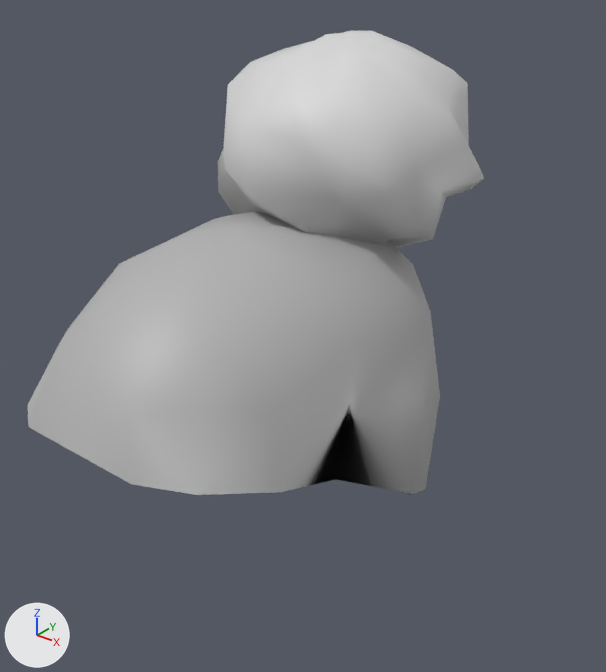
Before and after pictures for a commit that changed the glTF model public/models/doll/hair-top-knot-m-lo.glb.
One viewpoint serves both versions: a camera (50 mm lens) standing at (0.232, -0.302, 1.897) and looking at (-0.001, -0.012, 1.717). Lighting does not change. The marker at lower left points along +X, +Y and +Z. The picture after the commit comes second.

Names of what the first picture shows: 'Hair_top-knot'.
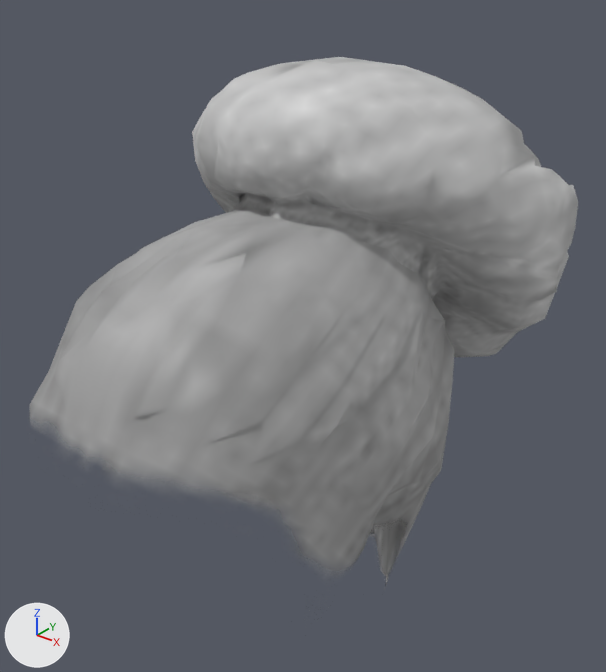
Boxes (x1, y1, x2, y2) around the edits, measured in the pictures (606 x 672 px):
'Hair_top-knot', reshaped
    before: (27, 30, 484, 495)
    after: (29, 57, 578, 582)
part 1 of me_hair_top_knot, rebuilt
    before: (27, 212, 440, 495)
    after: (29, 57, 578, 582)
part 2 of me_hair_top_knot, deleted
    before: (218, 30, 484, 248)

The change in detail:
Picture 'bunstex12' (img_bunstex12) is new.
Material 'hair_top-knot' (mat_hair_top_knot) is new.
Uses the picture img_bunstex12.
me_hair_top_knot is used by ob_hair_top_knot; location (0.0, 0.0, 0.0).
me_hair_top_knot had 146 vertices, 263 faces and spanned x -0.078..0.078, y -0.149..0.085, z 1.631..1.856.
me_hair_top_knot no longer uses material mat_hair_solid.
me_hair_top_knot now has 849 vertices, 1663 faces and spans x -0.102..0.1, y -0.155..0.125, z 1.571..1.845.
me_hair_top_knot part 1: the loose piece of 62 vertices spanning x -0.078..0.078, y -0.149..0.056, z 1.631..1.784 is rebuilt with 849 vertices and now spans x -0.102..0.1, y -0.155..0.125, z 1.571..1.845, in mat_hair_top_knot.
Part 2, on me_hair_top_knot:
84 vertices are removed from x -0.065..0.065, y -0.045..0.085, z 1.752..1.856.
164 faces are deleted.
me_hair_top_knot gains material mat_hair_top_knot.
